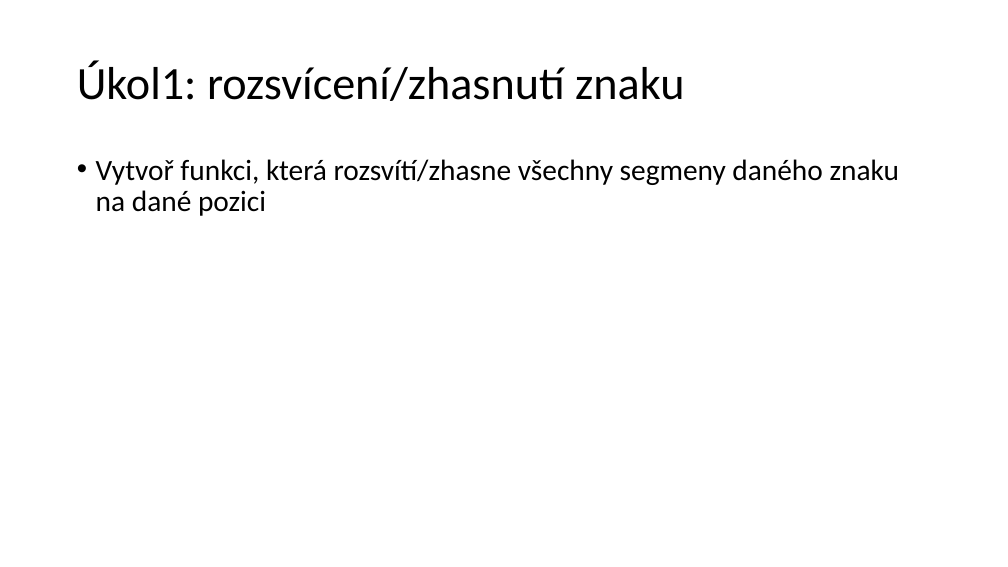
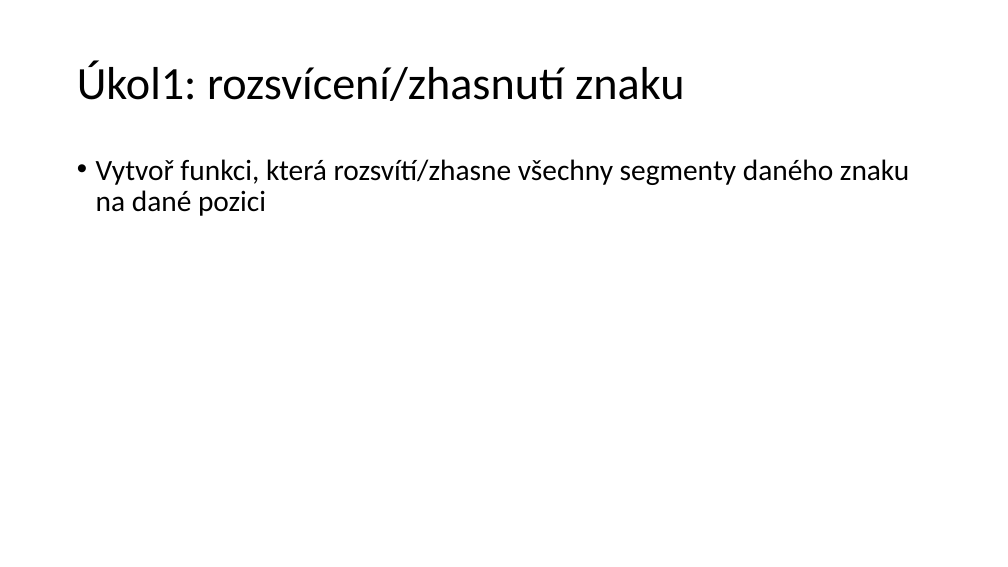
Before and after one commit to fan1x/fan1x.github.io, a slide deck: slide 9 of data/2019-20/cs/tf-cs-04-seg1.pptx. Drawn at 1008x567 pixels with LibreOffice and Linux fonts; fonts in the diff are those of the drawing. Boxes give left, top, right and bottom in pixels: in the first picture for what was removed or moved away, otherwise in the second. Text is boxed around its words. In the diff, an @@ line names an element or a change of style, - is before the commit and + after.

Commit message:
fixing typos in presentation

```diff
--- a/data/2019-20/cs/tf-cs-04-seg1.pptx
+++ b/data/2019-20/cs/tf-cs-04-seg1.pptx
@@ text at (96, 159, 909, 216): text changed @@
-• Vytvoř funkci, která rozsvítí/zhasne všechny segmeny daného znaku na dané pozici
+• Vytvoř funkci, která rozsvítí/zhasne všechny segmenty daného znaku na dané pozici
```
Also in this commit, not shown: 1 other slide changed.
